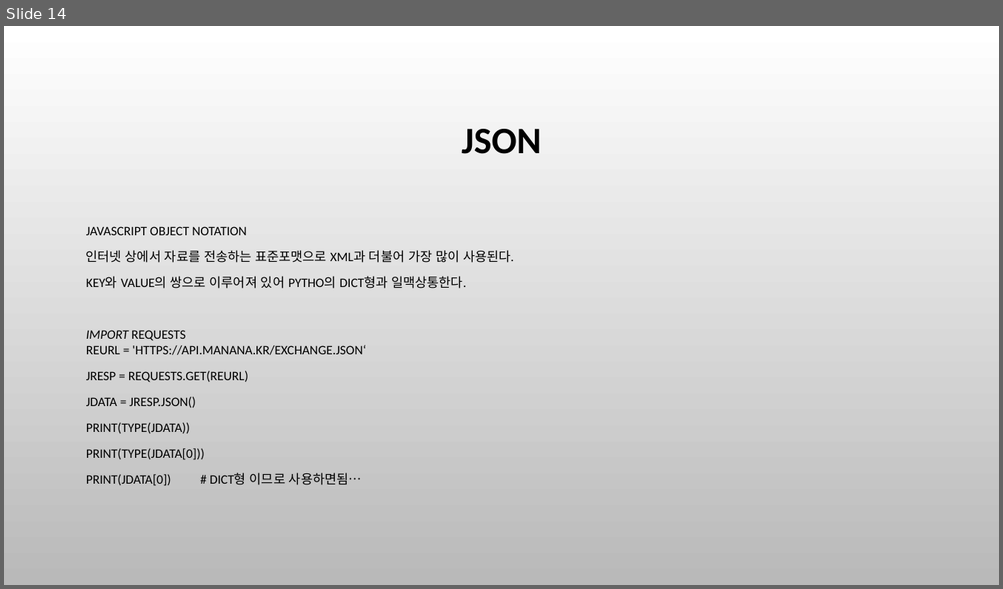
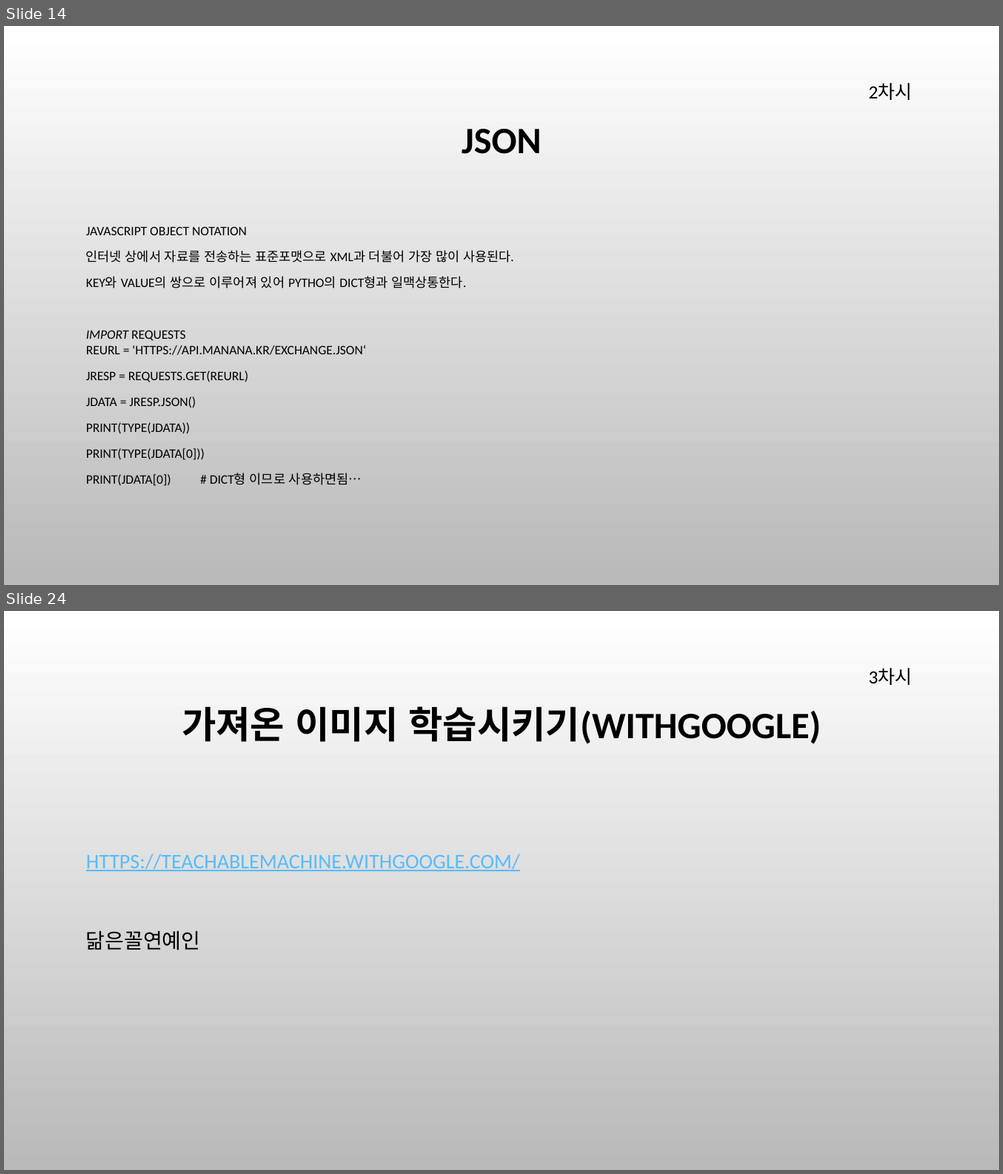
Before and after one commit to cute93/2020_sw_teacher, a slide deck: SW선도교원 연수.pptx. Shown one above the other, each under a label of ours: slide 14 before the commit, slides 14 and 24 after it; the slides between them are not shown. The pictures are 1003x589 and 1003x1174 pixels, drawn with LibreOffice and Linux fonts; fonts in the diff are those of the drawing; background and template pictures are left out. Boxes give left, top, right and bottom in pixels: in the first picture for what was removed or moved away, otherwise in the second. Text is boxed around its words. In the diff, an @@ line names an element or a change of style, - is before the commit and + after.

```diff
--- a/SW선도교원 연수.pptx
+++ b/SW선도교원 연수.pptx
@@ slide 24 added at [4, 611, 999, 1170], background picture (left out) @@
@@ text added at [868, 668, 912, 685], 18 pt, text #000000 @@
+3차시
@@ title added at [182, 706, 820, 744], 36 pt, text #000000, bold @@
+가져온 이미지 학습시키기(WITHGOOGLE)
@@ text added at [86, 854, 520, 950], 20 pt, text #56BCFE, underline @@
+HTTPS://TEACHABLEMACHINE.WITHGOOGLE.COM/
+닮은꼴연예인
@@ slide 14 changed as well @@
@@ text added at [868, 83, 912, 100], 18 pt, text #000000 @@
+2차시
```
Also in this commit, not shown: 9 other slides changed, 10 other slides added, 8 other files.
